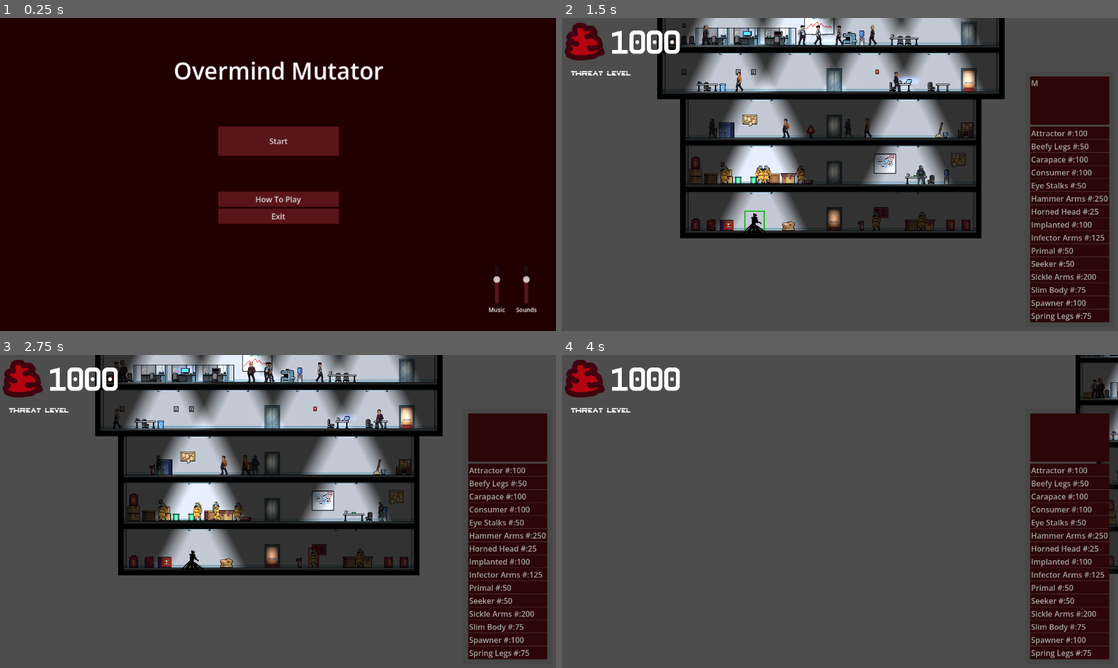
Above: before the commit, frames 1-4 (two rows, left to right).
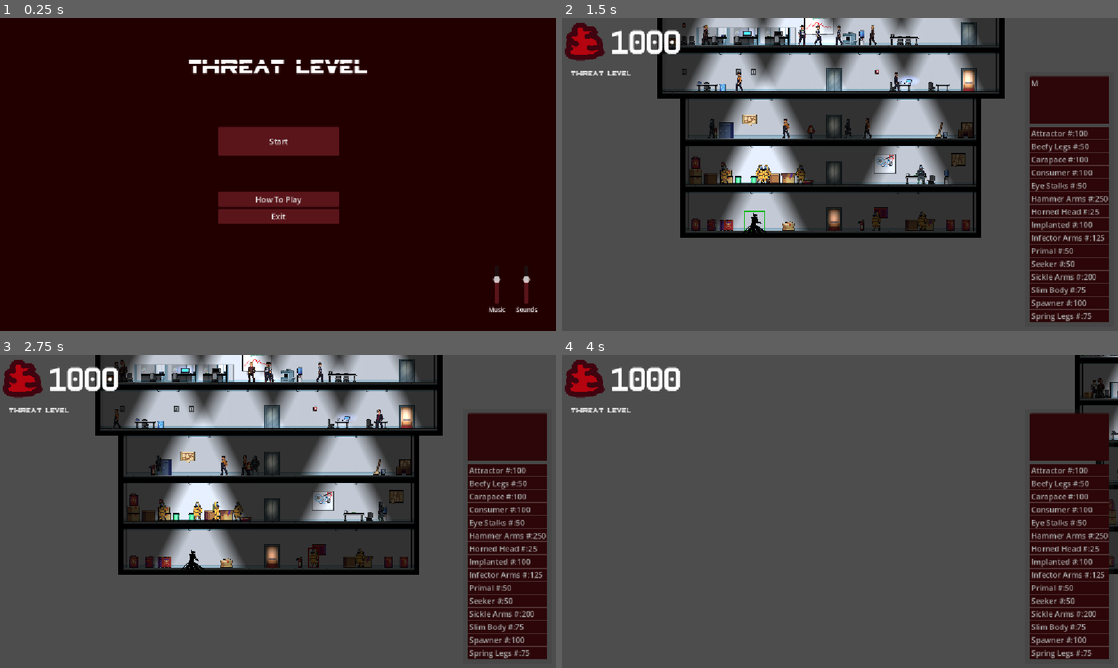
Above: after the commit, the same moments.

Repository: Lambosaurus/wildjam-mutation
Game: Godot game, scene res://ui/start_screen.tscn
Two runs of this game, one before a commit and one after it. Both use one fixed random seed, a clock stepped at 60 frames per second and the inputs below.
Inputs (mouse positions are in pixels of both pictures, inside the frame that each line leads up to):
- Up to frame 1 (0.25 s): no input
- Up to frame 2 (1.5 s): click "Start" at 0.5 s; tap Enter at 1.25 s; drag from (756, 221) to (834, 171) at 1.27 s
- Up to frame 3 (2.75 s): drag from (311, 558) to (272, 464) at 2.02 s
- Up to frame 4 (4 s): move the mouse to (873, 558) at 2.77 s; hold A (left) 2.78-3.5 s; tap Mouse wheel down (scroll_down) at 2.85 s; click (873, 558) at 2.92 s; drag from (1106, 430) to (673, 464) at 3.52 s

The runs differ from the first frame. In frame 1, 1.8% of the frame differs, in the area x 31-97%, y 13-94%; in frame 2, 5.8%, in the area x 0-99%, y 0-98%; in frame 3, 5.7%; in frame 4, 2.8%.

Commit message:
Help + elevator fixes

Diff:
--- a/building/components/transporter/elevator/elevator.gd
+++ b/building/components/transporter/elevator/elevator.gd
@@ -1,3 +1,4 @@
+class_name Elevator
 extends Node2D
 
 @export var elevator_interior: Node2D
@@ -45,20 +46,24 @@
 
 func handle_new_travellers():
 	var current_stop = current_floor_stop()
-	traveller_queue = current_stop.get_travellers()
-	for traveller in traveller_queue:
-		if current_direction == Direction.DOWN and traveller is Mutant: continue
+	current_floor_stop().close()
+
+	next_floor()
+
+	for traveller in current_stop.get_travellers():
+		if not traveller.will_elevate_direction(current_direction): continue
+		traveller_queue.append(traveller)
+		traveller.visible = false
 
 		var tween = fade_traveller(traveller, 0, 0.25)
 		if elevator_interior: tween.finished.connect(teleport_traveler_to_elevator_interior.bind(traveller))
 
-	current_floor_stop().close()
 	travel_timer.start(travel_time)
 
 func eject_travellers():
-	next_floor()
 	for traveller in traveller_queue:
 		move_traveller_to_new_floor(traveller)
+		traveller.visible = true
 
 	traveller_queue = []
 	current_floor_stop().open()
@@ -86,6 +91,7 @@
 	var stop = current_floor_stop()
 	traveller.global_position = stop.global_position
 	fade_traveller(traveller, 1, 0.25)
+	traveller.elevated()
 	traveller.start_action(traveller.Action.idle, 0, traveller.Direction.left)
 
 func current_floor_stop():
--- a/creatures/human/human.gd
+++ b/creatures/human/human.gd
@@ -34,8 +34,15 @@
 	$Spritesheet.sprite_frames = human_type.sprites
 	health = human_type.max_health
 
+
+func elevated():
+	$ElevatorTimer.start()
+
+func will_elevate_direction(_dir):
+	return true
+
 func can_elevator():
-	if action == Action.idle:
+	if $ElevatorTimer.is_stopped() and action == Action.idle:
 		start_action(
 			Action.idle,
 			20,
--- a/creatures/human/human.tscn
+++ b/creatures/human/human.tscn
@@ -77,5 +77,8 @@
 wait_time = 15.0
 one_shot = true
 
+[node name="ElevatorTimer" type="Timer" parent="." unique_id=1852089130]
+wait_time = 5.0
+
 [connection signal="input_event" from="." to="." method="_on_input_event"]
 [connection signal="area_entered" from="ChatZone" to="." method="_on_chat_zone_area_entered"]
--- a/creatures/mutant/mutant.gd
+++ b/creatures/mutant/mutant.gd
@@ -31,12 +31,12 @@
 @onready var mutation_sounds = $MutationSounds
 var explode_timeout: float = 3.0
 
-
 var action = Action.idle;
 var action_timeout = 0
 var direction = Direction.right
 
 var elevator_attraction: Vector2 = Vector2(0.0, 0.0)
+
 
 func _ready() -> void:
 
@@ -173,8 +173,14 @@
 		vector_to_direction(force.x)
 	)
 
+func elevated():
+	$ElevatorTimer.start()
+
+func will_elevate_direction(elevator_direction: Elevator.Direction):
+	return elevator_direction == Elevator.Direction.UP
+
 func can_elevator():
-	if action == Action.idle or action == Action.walk:
+	if $ElevatorTimer.is_stopped() and action == Action.idle or action == Action.walk:
 		start_action(
 			Action.idle,
 			100,
--- a/creatures/mutant/mutant.tscn
+++ b/creatures/mutant/mutant.tscn
@@ -143,4 +143,7 @@
 script = ExtResource("12_jnn0n")
 metadata/_custom_type_script = "uid://cc7td3t0msdiy"
 
+[node name="ElevatorTimer" type="Timer" parent="." unique_id=1932061711]
+wait_time = 5.0
+
 [connection signal="area_entered" from="SelectionArea" to="." method="_on_selection_area_area_entered"]
--- a/main/main.tscn
+++ b/main/main.tscn
@@ -25,10 +25,9 @@
 [ext_resource type="Resource" uid="uid://cirk3igetj714" path="res://creatures/human/types/boss.tres" id="17_d8vpj"]
 [ext_resource type="Script" uid="uid://bk7xfb1qrwxek" path="res://main/main_camera.gd" id="19_n53tw"]
 
-[node name="Main" type="Node2D" unique_id=634852315 node_paths=PackedStringArray("swat_spawn_point")]
+[node name="Main" type="Node2D" unique_id=634852315]
 script = ExtResource("1_3wy1v")
 mutation_service = ExtResource("2_grrlh")
-swat_spawn_point = NodePath("")
 
 [node name="BuildingTiles" parent="." unique_id=850572857 instance=ExtResource("10_0i4oc")]
 position = Vector2(565, 370)
@@ -37,6 +36,7 @@
 
 [node name="Elevator1" parent="Transporters" unique_id=1486849745 node_paths=PackedStringArray("elevator_interior") instance=ExtResource("9_bsumw")]
 elevator_interior = NodePath("ElevatorInterior")
+travel_time = 2
 
 [node name="PixelFloorStop1" parent="Transporters/Elevator1" unique_id=1544292327 instance=ExtResource("10_bsumw")]
 position = Vector2(564, 762)
@@ -57,6 +57,7 @@
 [node name="Elevator2" parent="Transporters" unique_id=1482443233 node_paths=PackedStringArray("elevator_interior") instance=ExtResource("9_bsumw")]
 position = Vector2(842, 469)
 elevator_interior = NodePath("ElevatorInterior")
+travel_time = 2
 
 [node name="PixelFloorStop1" parent="Transporters/Elevator2" unique_id=1911629142 instance=ExtResource("10_bsumw")]
 position = Vector2(1, 5)
@@ -80,6 +81,7 @@
 [node name="Elevator3" parent="Transporters" unique_id=1097855600 node_paths=PackedStringArray("elevator_interior") instance=ExtResource("9_bsumw")]
 position = Vector2(557, 77)
 elevator_interior = NodePath("ElevatorInterior")
+travel_time = 2
 
 [node name="PixelFloorStop1" parent="Transporters/Elevator3" unique_id=841728474 instance=ExtResource("10_bsumw")]
 position = Vector2(1, 13)
@@ -94,6 +96,7 @@
 [node name="Elevator4" parent="Transporters" unique_id=783300361 node_paths=PackedStringArray("elevator_interior") instance=ExtResource("9_bsumw")]
 position = Vector2(278, -14)
 elevator_interior = NodePath("ElevatorInterior")
+travel_time = 2
 
 [node name="PixelFloorStop1" parent="Transporters/Elevator4" unique_id=1206296462 instance=ExtResource("10_bsumw")]
 position = Vector2(1, 8)
--- a/project.godot
+++ b/project.godot
@@ -25,7 +25,7 @@
 
 window/size/initial_position_type=3
 window/size/borderless=true
-window/stretch/mode="viewport"
+window/stretch/mode="canvas_items"
 window/stretch/aspect="expand"
 
 [gui]
--- a/ui/start_screen.tscn
+++ b/ui/start_screen.tscn
@@ -3,9 +3,11 @@
 [ext_resource type="Script" uid="uid://boawedghikwbs" path="res://ui/start_screen.gd" id="1_50anp"]
 [ext_resource type="AudioStream" uid="uid://cnbdqpi3t5a8j" path="res://sounds/music/mutation_only_bass.mp3" id="2_nledq"]
 [ext_resource type="Script" uid="uid://bi1k76fl1ws63" path="res://sounds/game_music.gd" id="3_nledq"]
+[ext_resource type="FontFile" uid="uid://bhk2x372cyclc" path="res://ui/fonts/Borg9.ttf" id="4_a8ycg"]
 [ext_resource type="PackedScene" uid="uid://qp7t5gowdswy" path="res://ui/sound_control.tscn" id="4_igmpp"]
 
 [sub_resource type="LabelSettings" id="LabelSettings_a8ycg"]
+font = ExtResource("4_a8ycg")
 font_size = 48
 
 [node name="StartScreen" type="Control" unique_id=1958981103]
@@ -80,13 +82,14 @@
 anchors_preset = 5
 anchor_left = 0.5
 anchor_right = 0.5
-offset_left = -217.0
-offset_top = 75.0
-offset_right = 217.0
-offset_bottom = 142.0
+offset_left = -216.82721
+offset_top = 74.67073
+offset_right = 217.17279
+offset_bottom = 141.67073
 grow_horizontal = 2
-text = "Overmind Mutator"
+text = "Threat Level"
 label_settings = SubResource("LabelSettings_a8ycg")
+horizontal_alignment = 1
 
 [node name="SoundControl" parent="." unique_id=829974932 instance=ExtResource("4_igmpp")]
 layout_mode = 1
@@ -131,13 +134,45 @@
 [node name="VBoxContainer" type="VBoxContainer" parent="HelpScreen/CenterContainer" unique_id=2023117723]
 layout_mode = 2
 
-[node name="RichTextLabel" type="RichTextLabel" parent="HelpScreen/CenterContainer/VBoxContainer" unique_id=852465308]
+[node name="HBoxContainer" type="HBoxContainer" parent="HelpScreen/CenterContainer/VBoxContainer" unique_id=1263890867]
+layout_mode = 2
+
+[node name="RichTextLabel" type="RichTextLabel" parent="HelpScreen/CenterContainer/VBoxContainer/HBoxContainer" unique_id=852465308]
 custom_minimum_size = Vector2(400, 0)
 layout_mode = 2
 size_flags_vertical = 4
-text = "If you are seeing this, then I havent put any help or game description yet.
+bbcode_enabled = true
+text = "Welcome to Threat Level!
 
-You are on your own"
+In this game you play as an experiment created in an underground lab.
+Now you have escaped your confines and are ready to kill your creators.
+
+[b]The goal:[/b] Make it to the top of the building and take out the Boss
+
+To do this you must spawn and mutate your way, stealing the human's precious [b]BIOMASS[/b] to fuel your [b]THING[/b]s.
+
+"
+fit_content = true
+
+[node name="RichTextLabel2" type="RichTextLabel" parent="HelpScreen/CenterContainer/VBoxContainer/HBoxContainer" unique_id=1486940279]
+custom_minimum_size = Vector2(400, 0)
+layout_mode = 2
+size_flags_vertical = 4
+bbcode_enabled = true
+text = "[b]Controls:[/b]
+Camera Movement - WASD or Middle mouse + drag
+Camera Zoom - Scroll wheel
+Select [b]THING[/b] - Click
+Apply Mutation - Click
+Pause - Space
+Menu - Esc
+
+[b]Tips:[/b]
+- Your first [b]THING[/b] will have no way of walking, try giving it legs, or spawning from it.
+- If your [b]THING[/b]s arent behaving as you want, try some different mutations, some may change their behavior.
+- Try out different combinations of mutations to see what works best!
+
+"
 fit_content = true
 
 [node name="BackButton" type="Button" parent="HelpScreen/CenterContainer/VBoxContainer" unique_id=1216452292]
Not shown, added: export_presets.cfg
Not shown, added: build.zip
